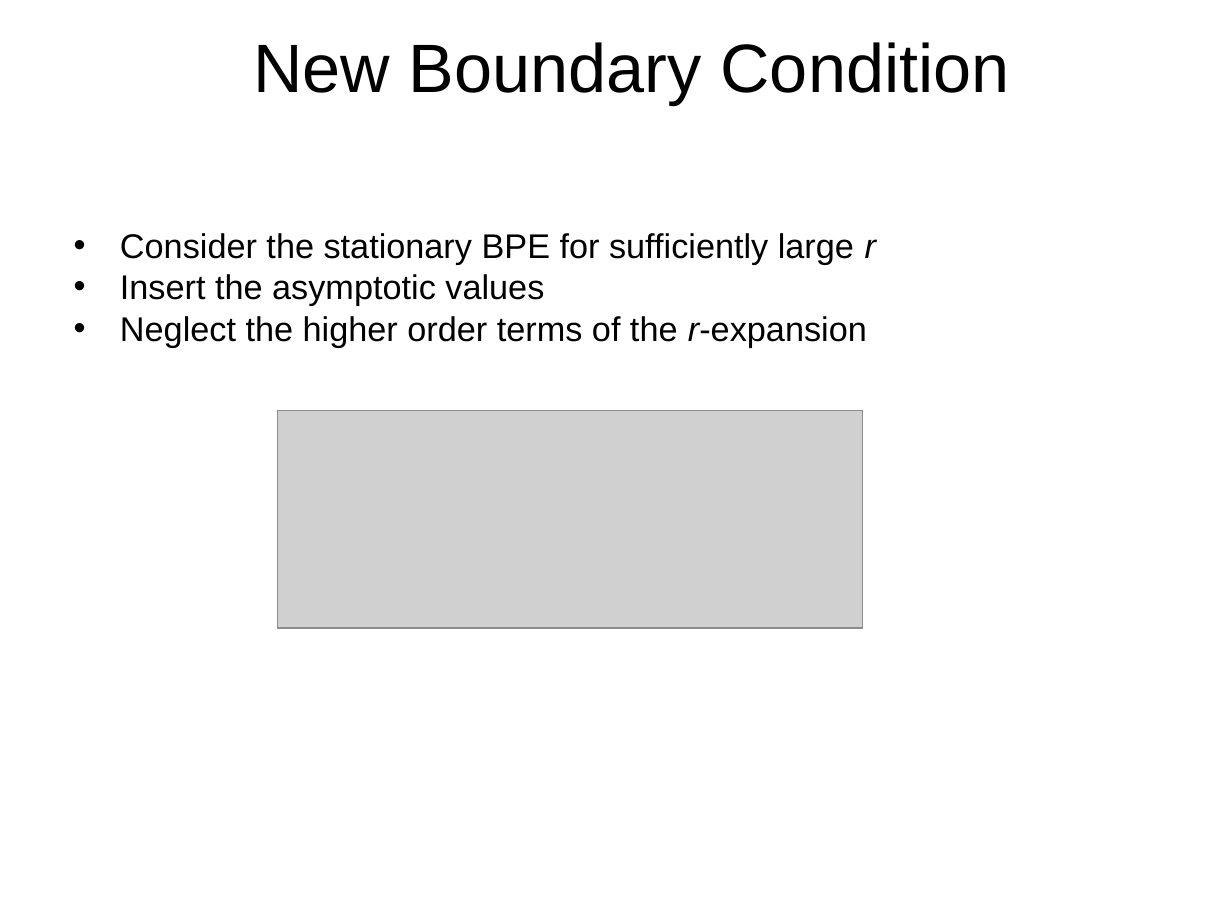
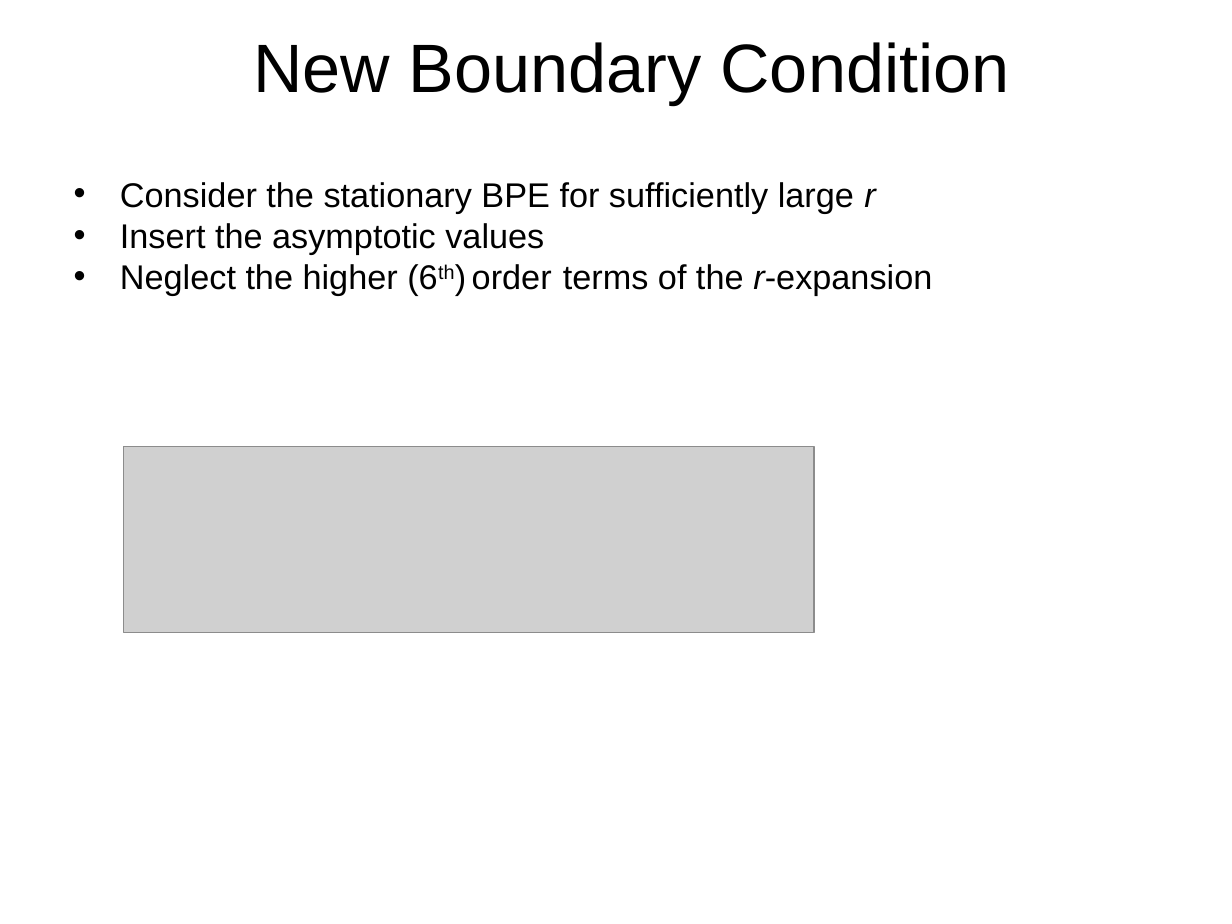
Before and after one commit to CloakMe/Boussinesq, a slide deck: slide 13 of Docu/Presentation Linz/Presentation.ppt (slide 12 before the commit). Drawn at 1232x924 pixels with LibreOffice and Linux fonts; fonts in the diff are those of the drawing; grey boxes stand for pictures. Boxes give left, top, right and bottom in pixels: in the first picture for what was removed or moved away, otherwise in the second. Text is boxed around its words. In the diff, an @@ line names an element or a change of style, - is before the commit and + after.

```diff
--- a/Docu/Presentation Linz/Presentation.ppt
+++ b/Docu/Presentation Linz/Presentation.ppt
@@ text "Consider the stationary BPE for ..." moved from (x1=120, y1=233, x2=876, y2=347) to (x1=120, y1=182, x2=932, y2=296) @@
@@ text at (x1=120, y1=264, x2=932, y2=296): text changed @@
-• Neglect the higher order terms of the r-expansion
+• Neglect the higher (6th) order terms of the r-expansion
@@ picture resized from (x1=277, y1=410, x2=862, y2=628) to (x1=123, y1=446, x2=814, y2=632) @@
```
Also in this commit, not shown: 8 other slides changed, 3 slides added, 1 slide removed.
